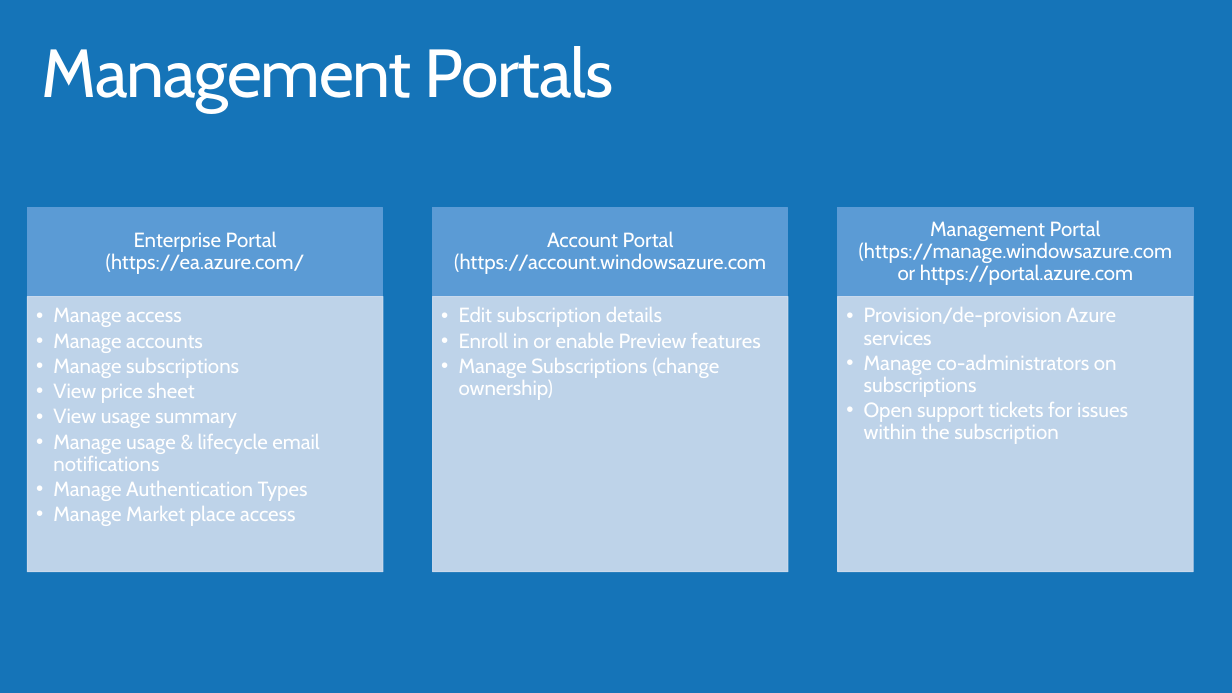
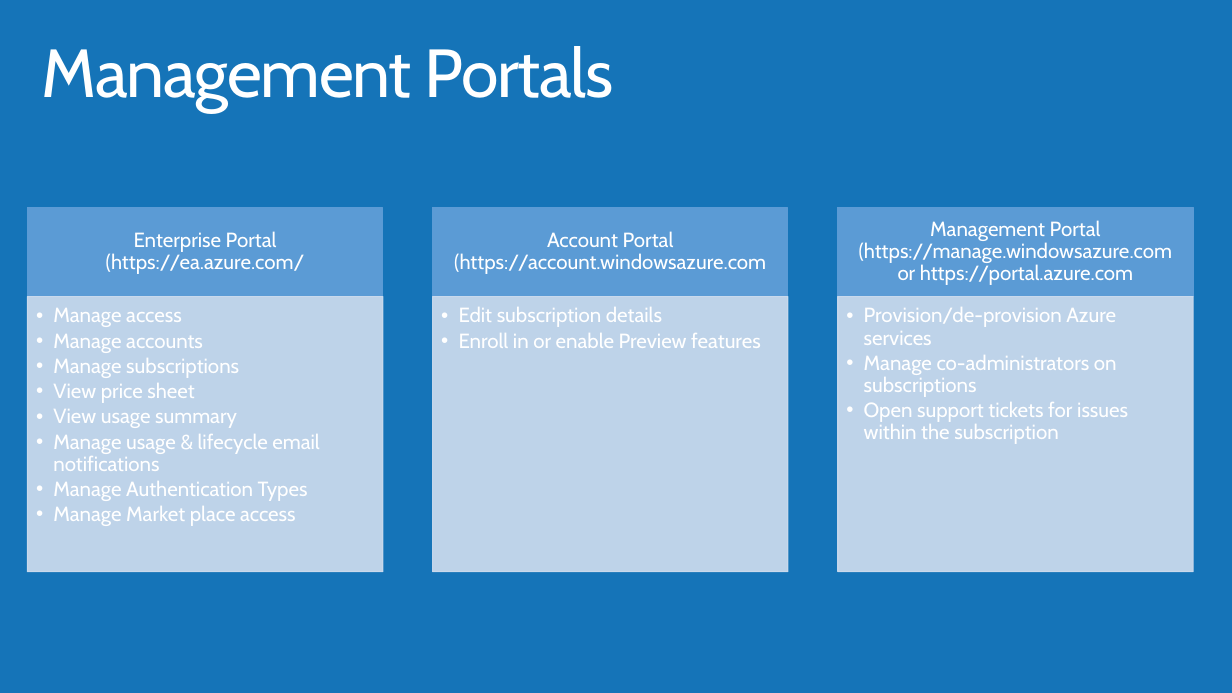
Before and after one commit to lulzzz/Azure-Governance-and-Networking, a slide deck: slide 5 of Azure Governance-GC.pptx. Drawn at 1232x693 pixels with LibreOffice and Linux fonts; fonts in the diff are those of the drawing; background and template pictures are left out. Boxes give left, top, right and bottom in pixels: in the first picture for what was removed or moved away, otherwise in the second. Text is boxed around its words. In the diff, an @@ line names an element or a change of style, - is before the commit and + after.

```diff
--- a/Azure Governance-GC.pptx
+++ b/Azure Governance-GC.pptx
@@ text at [459,358,719,400]: paragraph removed @@
-  • Manage Subscriptions (change ownership)
```
Also in this commit, not shown: 1 other file.
